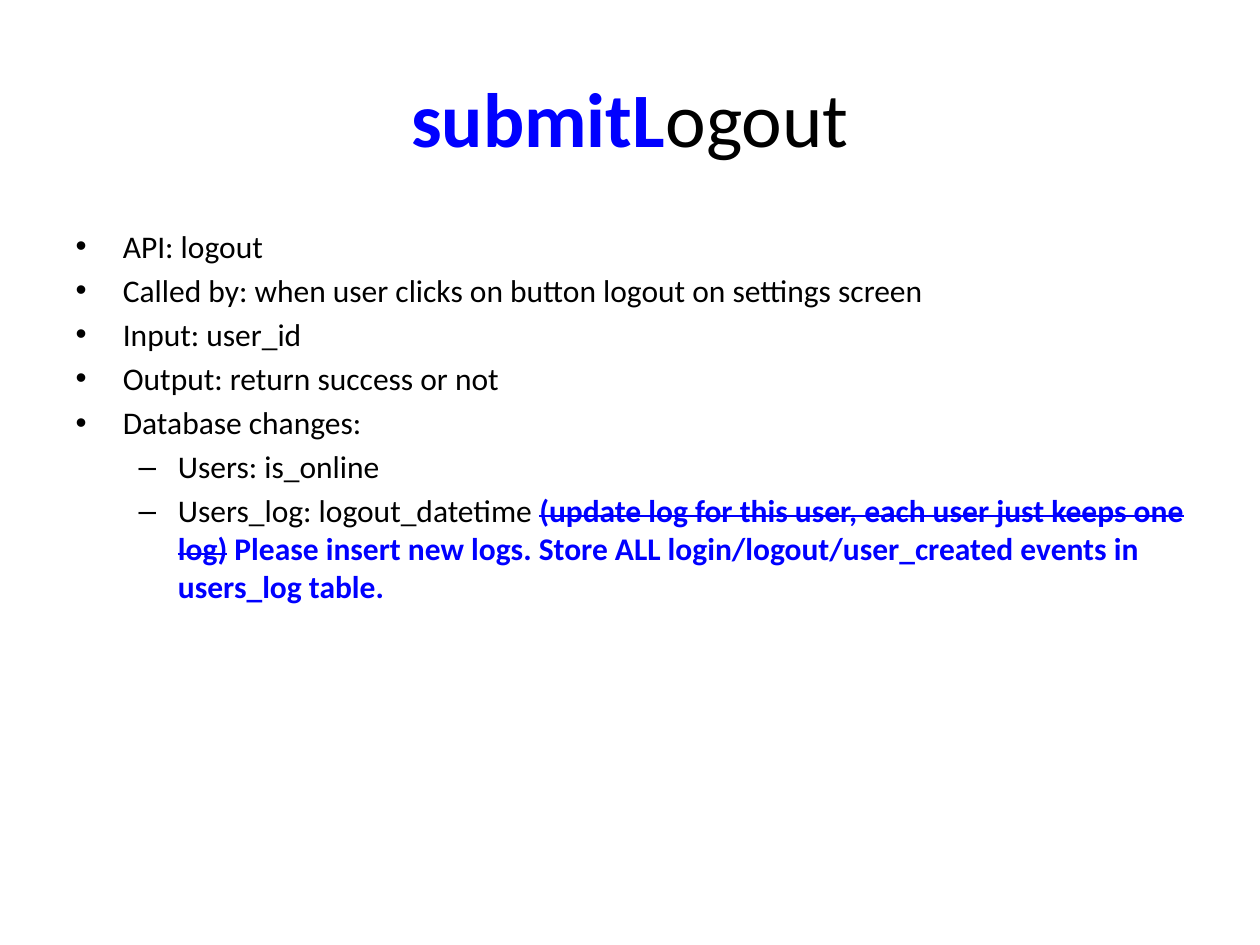
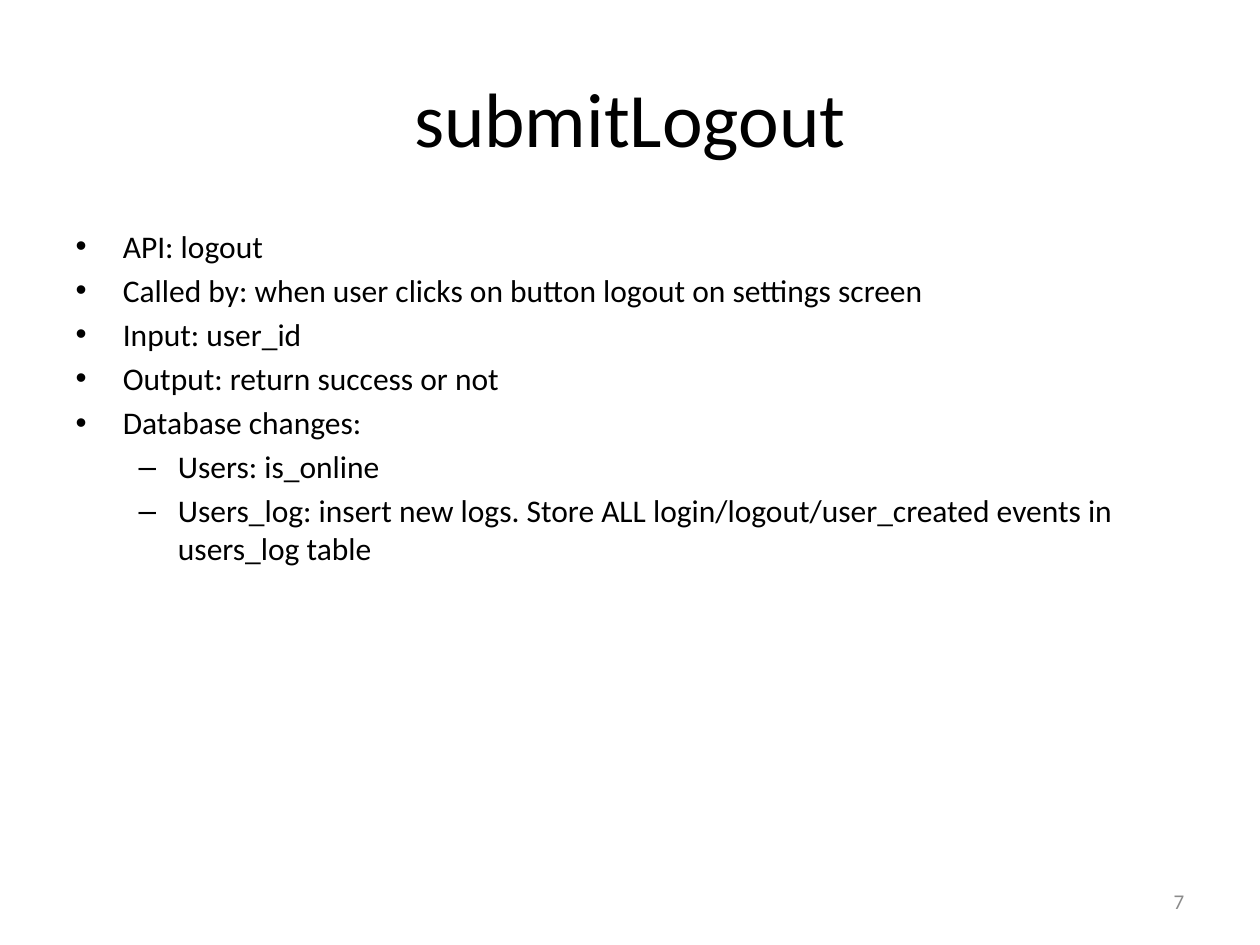
Before and after one commit to catalonia/mob, a slide deck: slide 7 of ws/WS Design Docs/API_Listing.pptx. Drawn at 1260x945 pixels with LibreOffice and Linux fonts; fonts in the diff are those of the drawing. Boxes give left, top, right and bottom in pixels: in the first picture for what was removed or moved away, otherwise in the second. Text is boxed around its words. In the diff, an @@ line names an element or a change of style, - is before the commit and + after.

Commit message:
Update API document as Deepinder's feedbacks
Just updated API document as Deepinder's feedbacks. I put some questions
in the document. Waiting for your answers.

```diff
--- a/ws/WS Design Docs/API_Listing.pptx
+++ b/ws/WS Design Docs/API_Listing.pptx
@@ title "submitLogout" at (414,93,845,161): text colour #0000FF to #000000, bold off in "submitLogout" @@
@@ text at (178,500,1112,566): text changed; text colour #0000FF to #000000; bold off @@
-  – Users_log: logout_datetime (update log for this user, each user just keeps one log) Please insert new logs. Store ALL login/logout/user_created events in users_log table.
+  – Users_log: insert new logs. Store ALL login/logout/user_created events in users_log table
@@ page number added at (1174,895,1185,909), 12 pt, text #8C8C8C @@
+7
```
Also in this commit, not shown: 29 other slides changed, 7 slides added, 2 slides removed.
